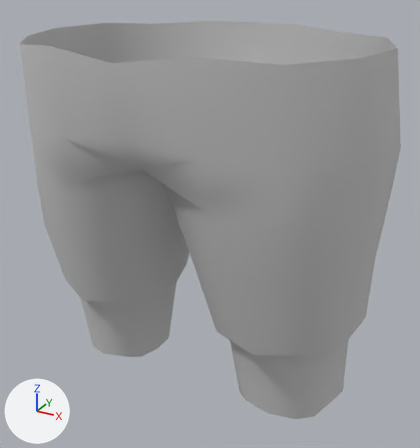
Two versions of the FBX model Assets/Resources/Models/cloth/pantalones_cortos.FBX, one commit apart.
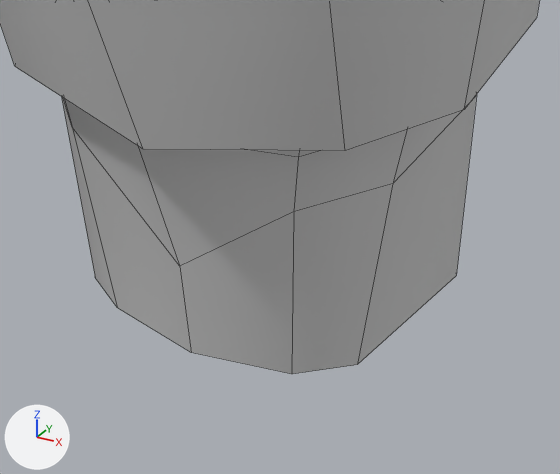
The first picture shows the older version from a camera (50 mm lens) standing at (0.0996, -0.1642, 0.1747) and looking at (0.0035, 0.0106, 0.0873). The close-ups show both versions on the part from 51% to 89% of the width and 70% to 100% of the height of that picture; other places that the commit changed are outside them. Every picture has the same lights, and +X, +Y and +Z are marked at lower left. The close-ups show mesh edges as thin lines. Where no turn or scale is listed for an object, it has been applied to the vertices.

In view in the first close-up: 'pantalon_corto'.
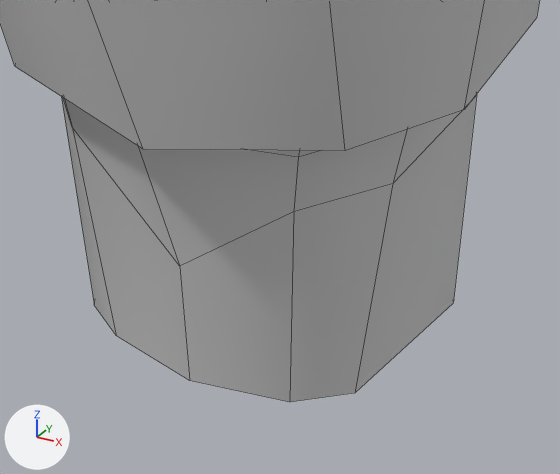
Location of each change, (x1, y1, x2, y2) in pixels of the close-ups (560 x 474 px; the box of a moved part takes in the faces that stretch with it):
'pantalon_corto', reshaped: before (0, 0, 539, 374); after (0, 0, 539, 402)
part 1 of me_mesh, moved or reshaped: before (62, 96, 476, 374); after (61, 96, 476, 402)

The edits, one by one:
me_mesh has 256 vertices, 212 faces and spans x -0.0681..0.0681, y -0.0373..0.0546, z 0.0225..0.1557.
me_mesh is used by ob_pantalon_corto; location (0.0, 0.0, 0.0).
me_mesh part 1: all 11 vertices in x 0.02..0.0574, y -0.0075..0.0367, z 0.0225..0.0269 are moved by (0.0, 0.0, -0.0038).
